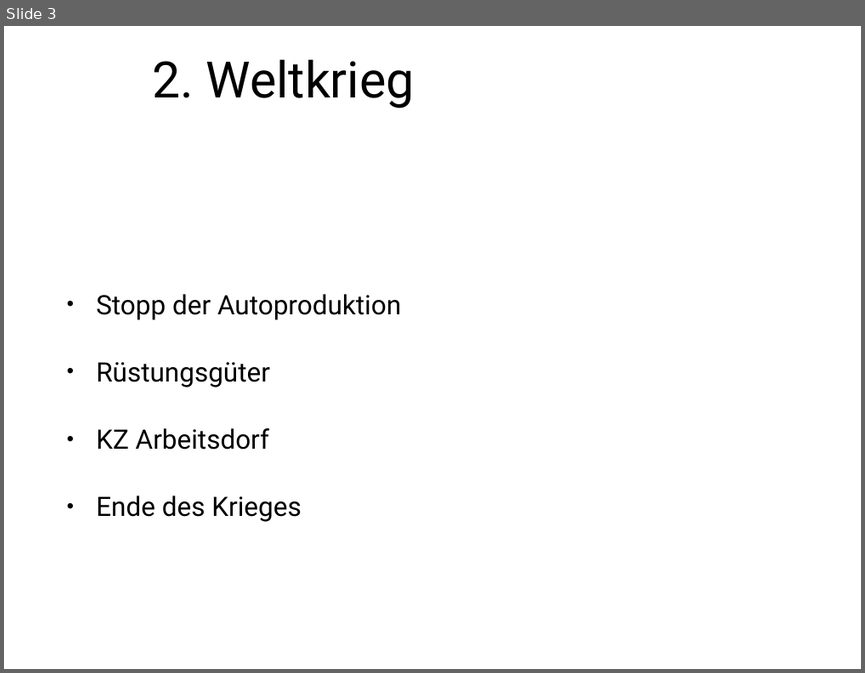
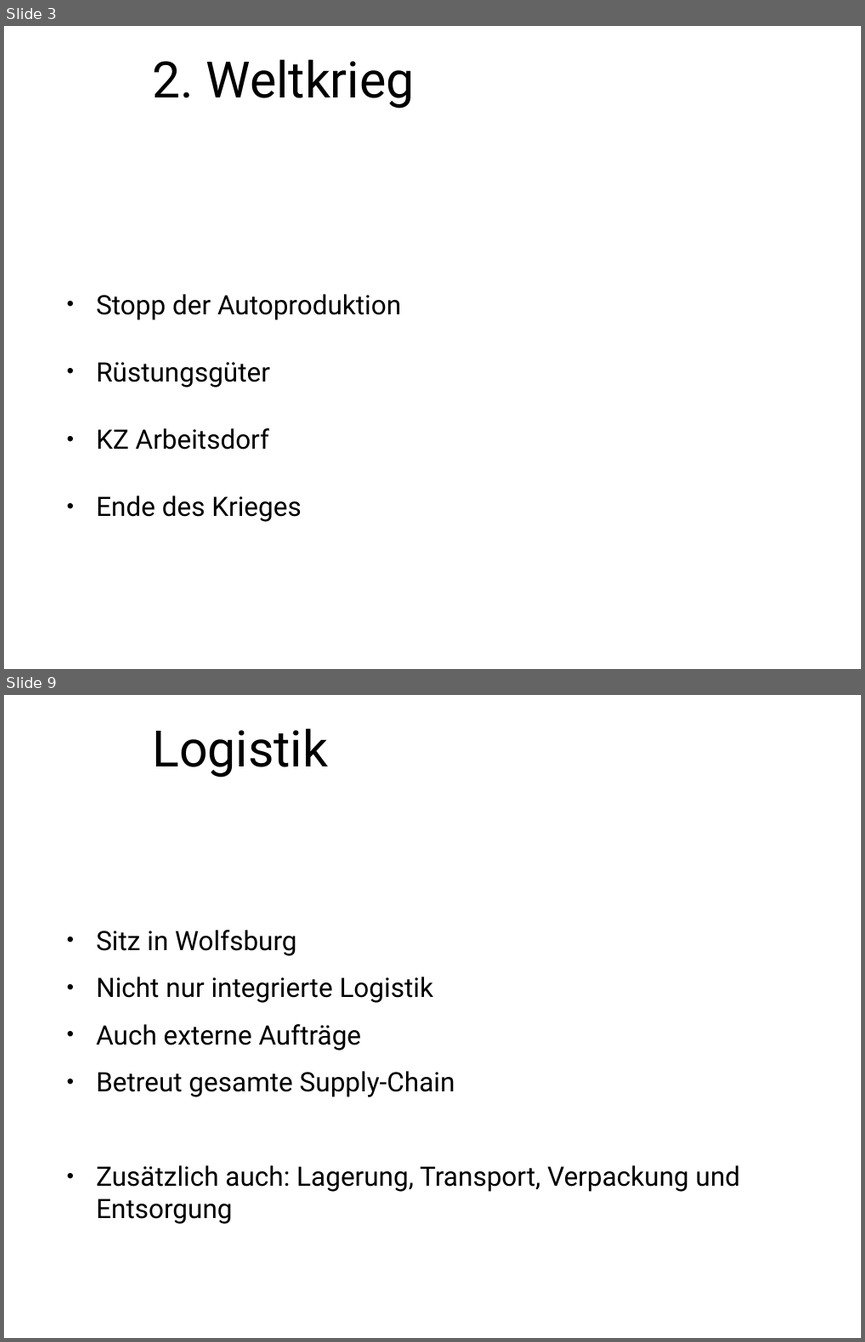
Before and after one commit to hsiegel-tgm/ERPEval, a slide deck: Presentation.pptx. Shown one above the other, each under a label of ours: slide 3 before the commit, slides 3 and 9 after it; the slides between them are not shown. The pictures are 865x673 and 865x1342 pixels, drawn with LibreOffice and Linux fonts; fonts in the diff are those of the drawing; background and template pictures are left out. Boxes give left, top, right and bottom in pixels: in the first picture for what was removed or moved away, otherwise in the second. Text is boxed around its words. In the diff, an @@ line names an element or a change of style, - is before the commit and + after.

```diff
--- a/Presentation.pptx
+++ b/Presentation.pptx
@@ slide 9 added at [4,695,861,1338], background picture (left out) @@
@@ title added at [152,728,328,777], 60 pt, text #000000 @@
+Logistik
@@ text added at [96,930,739,1224], 32 pt, text #000000 @@
+• Sitz in Wolfsburg
+• Nicht nur integrierte Logistik
+• Auch externe Aufträge
+• Betreut gesamte Supply-Chain
+• Zusätzlich auch: Lagerung, Transport, Verpackung und Entsorgung
```
Also in this commit, not shown: 2 slides changed, 18 other slides added.
